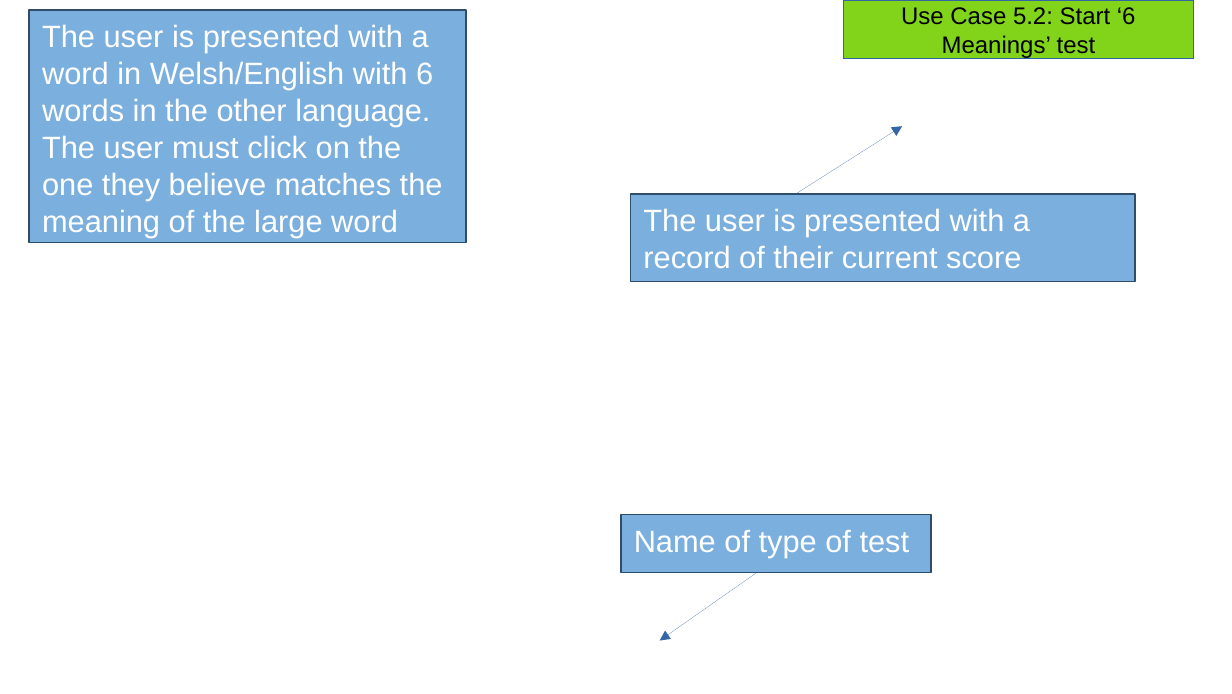
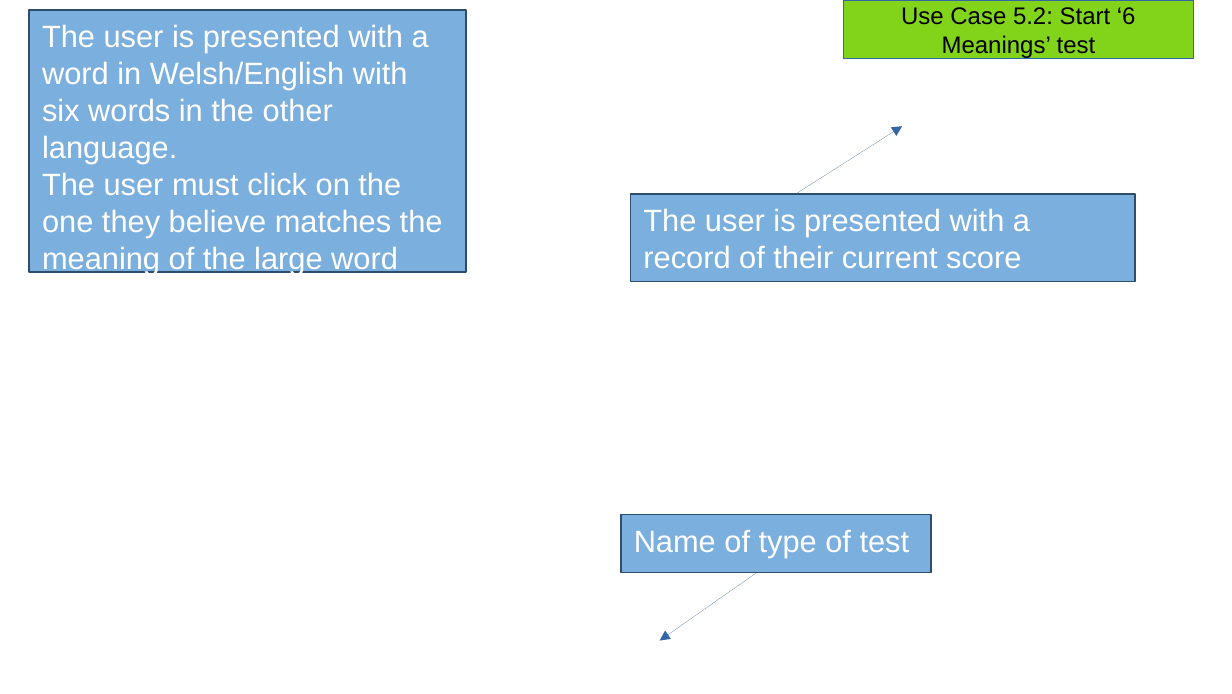
Before and after one commit to SaltyW123/gp20, a slide deck: slide 23 of dev/20200218/osp1/UI-Spec-Presentation/Demo_of_UI.odp. Drawn at 1232x694 pixels with LibreOffice and Linux fonts; fonts in the diff are those of the drawing; background and template pictures are left out. Boxes give left, top, right and bottom in pixels: in the first picture for what was removed or moved away, otherwise in the second. Text is boxed around its words. In the diff, an @@ line names an element or a change of style, - is before the commit and + after.

Commit message:
Added the welsh characters and support for multiple words in the UI Presentation

```diff
--- a/dev/20200218/osp1/UI-Spec-Presentation/Demo_of_UI.odp
+++ b/dev/20200218/osp1/UI-Spec-Presentation/Demo_of_UI.odp
@@ rectangle "The user is presented with ...": place and size @@
-rectangle "The user is presented with ..." at <box>30,10,467,243</box>
+rectangle "The user is presented with ..." at <box>30,10,467,272</box>
@@ text in rectangle at <box>42,24,429,163</box>: text changed @@
-The user is presented with a word in Welsh/English with 6 words in the other language.
+The user is presented with a word in Welsh/English with six words in the other language.
```
Also in this commit, not shown: 15 other slides changed, 1 slide added, 21 other files.
